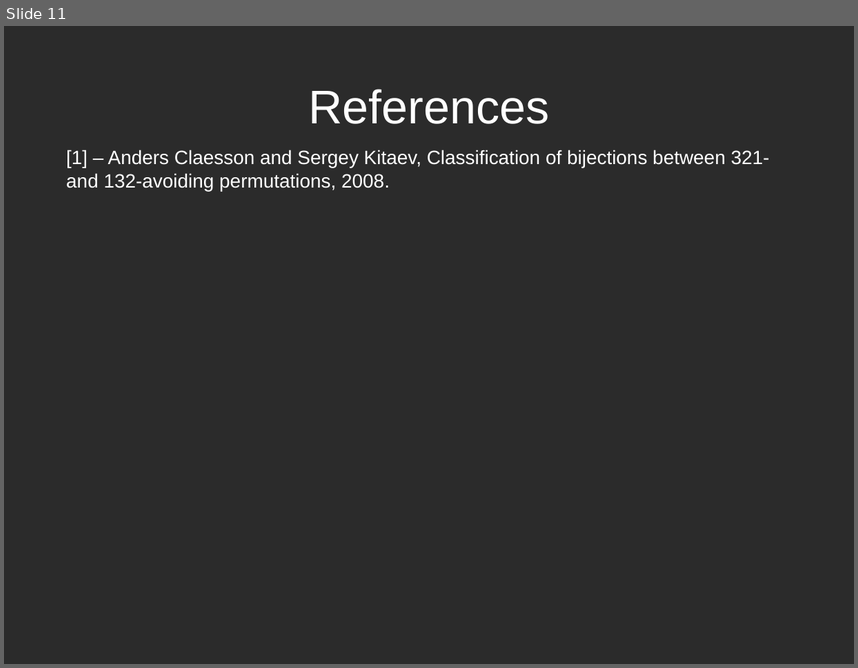
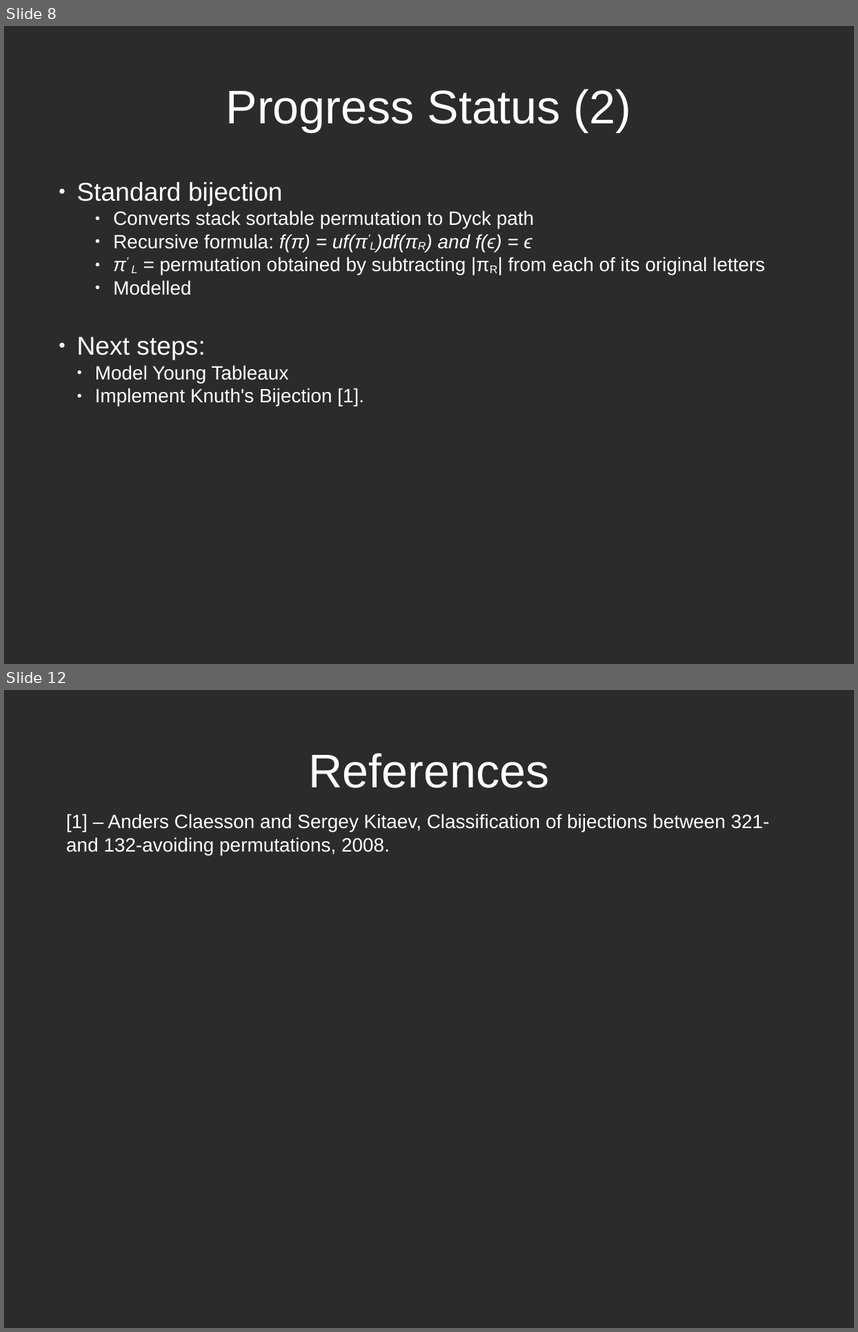
Before and after one commit to patons02/catalan-structures, a slide deck: posterPresentation/posterPresentation.odp. Shown one above the other, each under a label of ours: slide 11 before the commit, slides 8 and 12 after it; the slides between them are not shown. The pictures are 858x668 and 858x1332 pixels, drawn with LibreOffice and Linux fonts; fonts in the diff are those of the drawing; background and template pictures are left out; a plain dark background stands for a picture behind light text. Boxes give left, top, right and bottom in pixels: in the first picture for what was removed or moved away, otherwise in the second. Text is boxed around its words. In the diff, an @@ line names an element or a change of style, - is before the commit and + after.

```diff
--- a/posterPresentation/posterPresentation.odp
+++ b/posterPresentation/posterPresentation.odp
@@ slide 8 added at [4,26,854,664], background picture (left out) @@
@@ title added at [226,89,631,132], 44 pt, text #FFFFFF @@
+Progress Status (2)
@@ text added at [77,182,765,406], 18 pt, text #FFFFFF @@
+● Standard bijection
+    ● Converts stack sortable permutation to Dyck path
+    ● Recursive formula: f(π) = uf(π'L)df(πR) and f(ϵ) = ϵ
+    ● π' L = permutation obtained by subtracting |πR| from each of its original letters
+    ● Modelled
+● Next steps:
+  ● Model Young Tableaux
+  ● Implement Knuth's Bijection [1].
@@ what was slide 11 is now slide 12 @@
```
Also in this commit, not shown: 10 slides changed, 1 other file.
